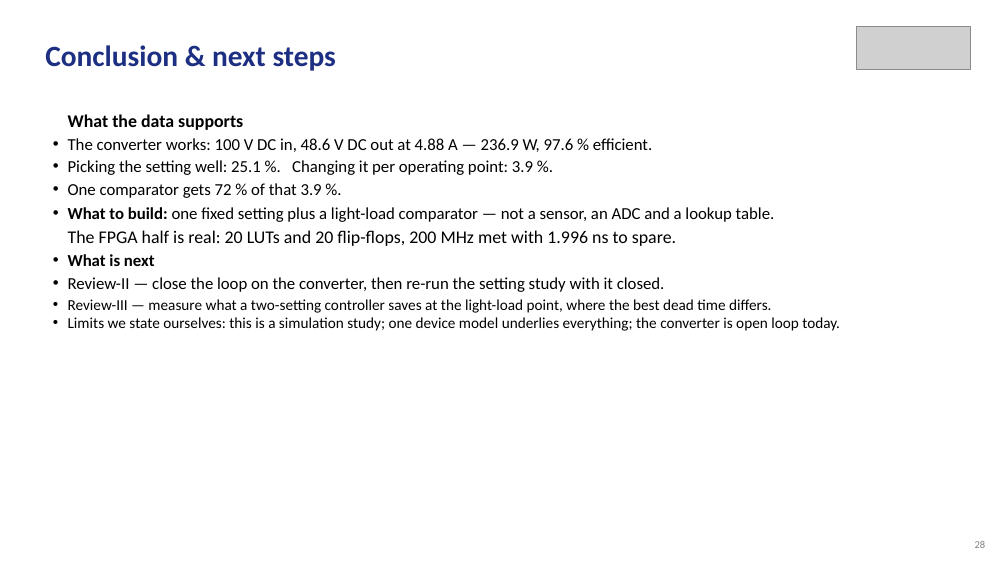
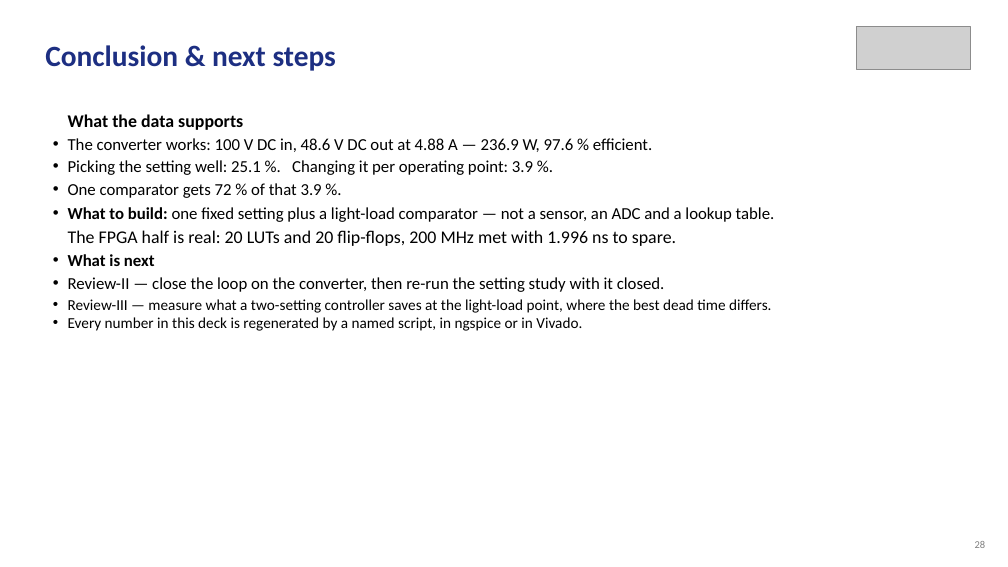
Before and after one commit to Amritha902/gan-driver, a slide deck: slide 28 of review/Review1_GaN_Segmented_Gate_Driver.pptx. Drawn at 1008x567 pixels with LibreOffice and Linux fonts; fonts in the diff are those of the drawing; grey boxes stand for pictures. Boxes give left, top, right and bottom in pixels: in the first picture for what was removed or moved away, otherwise in the second. Text is boxed around its words. In the diff, an @@ line names an element or a change of style, - is before the commit and + after.

```diff
--- a/review/Review1_GaN_Segmented_Gate_Driver.pptx
+++ b/review/Review1_GaN_Segmented_Gate_Driver.pptx
@@ text at <box>68,317,582,331</box>: text changed @@
-• Limits we state ourselves: this is a simulation study; one device model underlies everything; the converter is open loop today.
+• Every number in this deck is regenerated by a named script, in ngspice or in Vivado.
```
Also in this commit, not shown: 4 other slides changed, 6 other files.
